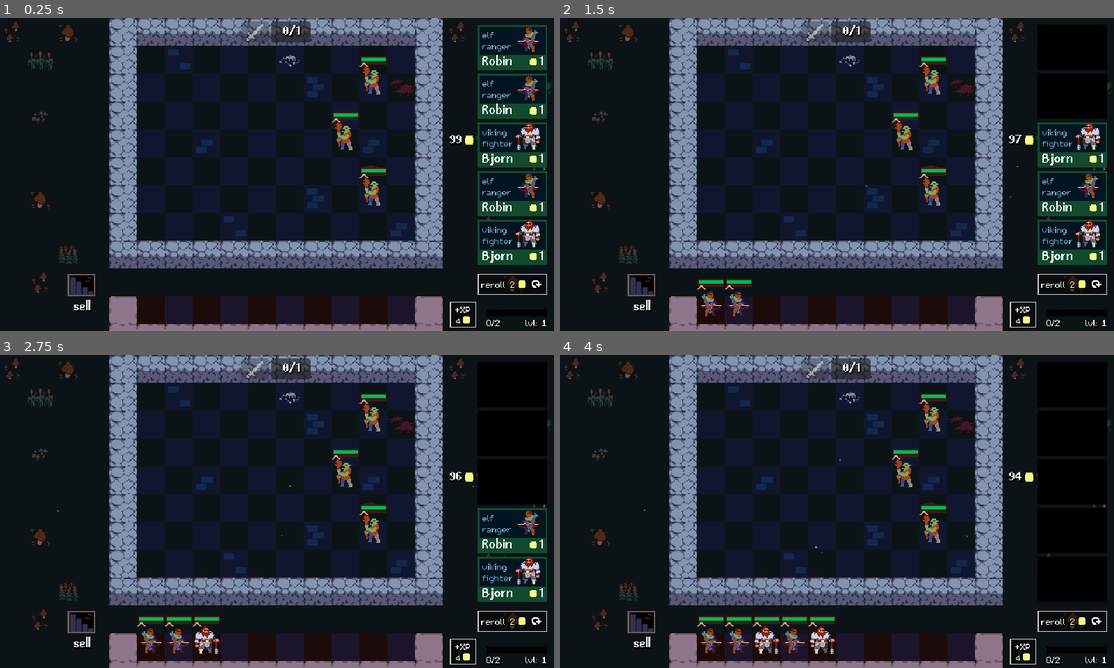
Above: before the commit, frames 1-4 (two rows, left to right).
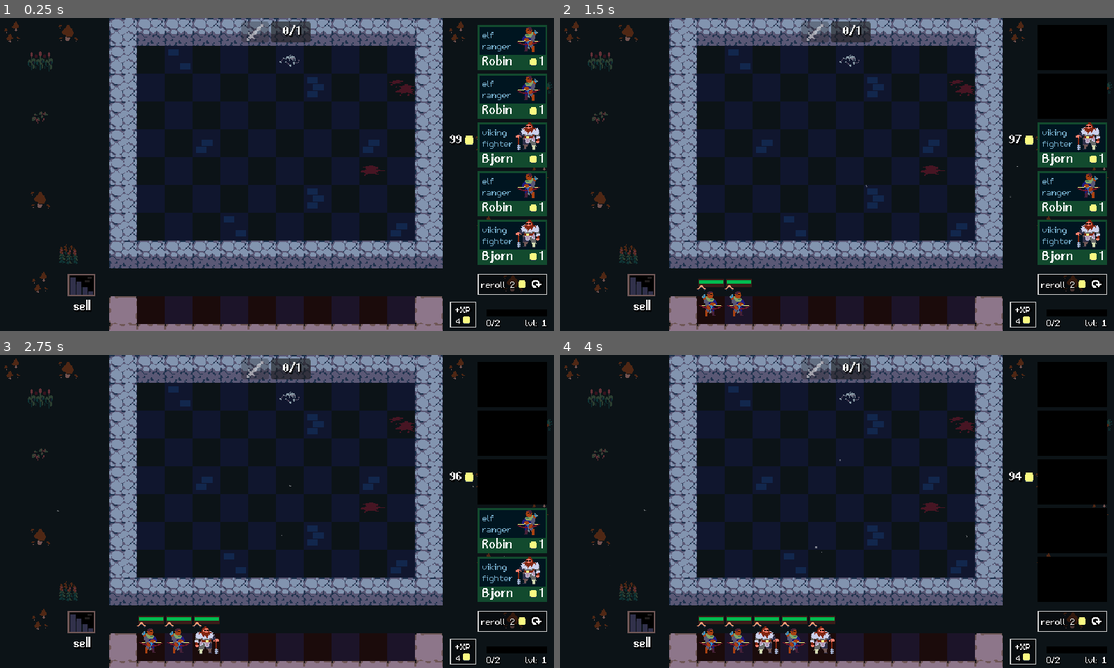
Above: after the commit, the same moments.

Repository: guladam/godot_autobattler_reference
Game: Godot game, scene res://scenes/arena/arena.tscn
Same seed, same stepped clock (60 frames per second), same inputs: the game is played once before the commit and once after it.
Inputs (mouse positions are in pixels of both pictures, inside the frame that each line leads up to):
- Up to frame 1 (0.25 s): no input
- Up to frame 2 (1.5 s): click (1069, 46) at 0.52 s; click (1069, 96) at 1.27 s
- Up to frame 3 (2.75 s): click (509, 483) at 2.02 s
- Up to frame 4 (4 s): click (1069, 530) at 2.77 s; click (1069, 580) at 3.52 s

The runs differ from the first frame. In frame 1, 0.8% of the frame differs, in the area x 59-70%, y 12-60%; in frame 2, 0.8%; in frame 3, 0.8%; in frame 4, 0.8%.

Commit message:
context based steering swapped for a* pathfinding

Diff:
--- a/components/battle_handler.gd
+++ b/components/battle_handler.gd
@@ -1,3 +1,7 @@
+# NOTE this class could be cleaned up a lot because right now it does quite a bit of everything
+# maybe a BattleUnitSpawner component could be used separately to handle that functionality
+# or event a PackedSceneSpawner component which returns the newly spawned node -->
+# then, the unit_spawner and battle_unit_spawner components would share some code
 class_name BattleHandler
 extends Node
 
@@ -6,8 +10,11 @@
 const BATTLE_UNIT = preload("res://scenes/battle_unit/battle_unit.tscn")
 
 @export var game_state: GameState
+@export var game_area: PlayArea
 @export var game_area_unit_grid: UnitGrid
-@export var game_area_tile_highlighter: TileHighlighter
+@export var battle_unit_grid: UnitGrid
+
+@onready var debug_draw: DebugDraw = $DebugDraw
 
 
 func _ready() -> void:
@@ -33,27 +40,42 @@
 
 
 func _prepare_fight() -> void:
-	for unit: Unit in game_area_unit_grid.get_all_units():
+	for unit_coord: Vector2i in game_area_unit_grid.get_all_occupied_tiles():
+		var unit: Unit = game_area_unit_grid.units[unit_coord]
 		var new_unit: BattleUnit = BATTLE_UNIT.instantiate()
 		new_unit.add_to_group("player_units")
-		game_area_unit_grid.add_child(new_unit)
+		battle_unit_grid.add_child(new_unit)
 		new_unit.collision_layer = 1
 		new_unit.collision_mask = 2
 		new_unit.stats = unit.stats
-		new_unit.global_position = unit.global_position + Vector2(Arena.HALF_CELL_SIZE.x, Arena.QUARTER_CELL_SIZE.y)
+		new_unit.global_position = game_area.get_global_from_tile(unit_coord) + Vector2(0, -Arena.QUARTER_CELL_SIZE.y)
 		new_unit.modulate = Color.GREEN_YELLOW
 		new_unit.tree_exited.connect(_on_battle_unit_died)
+		battle_unit_grid.add_unit(unit_coord, new_unit)
 		unit.disable_collision(true)
 		unit.hide()
 
-	for enemy: BattleUnit in get_tree().get_nodes_in_group("enemy_units"):
-		enemy.stats.team = UnitStats.Team.ENEMY
-		enemy.tree_exited.connect(_on_battle_unit_died)
+	for tile: Vector2i in [Vector2i(8, 1), Vector2i(7, 4), Vector2i(9, 6)]:
+		var new_unit: BattleUnit = BATTLE_UNIT.instantiate()
+		new_unit.add_to_group("enemy_units")
+		battle_unit_grid.add_child(new_unit)
+		new_unit.collision_layer = 2
+		new_unit.collision_mask = 1
+		new_unit.stats = preload("res://data/enemies/zombie.tres")
+		new_unit.global_position = game_area.get_global_from_tile(tile) + Vector2(0, -Arena.QUARTER_CELL_SIZE.y)
+		battle_unit_grid.add_unit(tile, new_unit)
+		new_unit.stats.team = UnitStats.Team.ENEMY
+		new_unit.tree_exited.connect(_on_battle_unit_died)
 
+	UnitNavigation.setup()
+
+	var player_unit := battle_unit_grid.get_all_occupied_tiles()[0]
+	var enemy_unit := battle_unit_grid.get_all_occupied_tiles()[-1]
+	debug_draw.path = UnitNavigation.astar_grid.get_point_path(player_unit, battle_unit_grid.get_adjacent_empty_tile(enemy_unit))
 
 func _on_battle_unit_died() -> void:
 	# We already concluded the battle!
-	# or we quitting the game
+	# or we are quitting the game
 	if not get_tree() or game_state.current_phase == GameState.Phase.PREPARATION:
 		return
 
--- a/components/chase_state.gd
+++ b/components/chase_state.gd
@@ -9,7 +9,6 @@
 func enter() -> void:
 	actor_unit = actor as BattleUnit
 	target = actor_unit.target_finder.target
-	actor_unit.context_based_steering.enabled = true
 	actor_unit.area_entered.connect(_on_area_entered)
 
 
@@ -19,7 +18,6 @@
 
 func _on_target_reached() -> void:
 	in_range = true
-	actor_unit.context_based_steering.enabled = false
 	print("%s reached its target!" % actor_unit.name)
 
 
--- a/components/context_based_steering.gd
+++ /dev/null
@@ -1,84 +0,0 @@
-class_name ContextBasedSteering
-extends Node
-
-@export var battle_unit: BattleUnit
-@export var enabled := false
-@export var steer_force := 0.25
-@export var look_ahead := 32
-@export var rays := 16
-
-var ray_directions: Array[Vector2] = []
-var interest: Array[float] = []
-var danger: Array[float] = []
-
-# Note: https://andrewfray.wordpress.com/2013/03/26/context-behaviours-know-how-to-share/
-# Possible algorithm fix
-# make rays bigger
-# interest: find all enemies, fill in interest based on distance
-# danger: find all nearby colliding rays, fill in danger based on distance
-
-# or ignore this solution and go with the reddit thread
-# or with gemini
-
-func _ready() -> void:
-	interest.resize(rays)
-	danger.resize(rays)
-	ray_directions.resize(rays)
-
-	for i: int in rays:
-		var angle := i * 2 * PI / rays
-		ray_directions[i] = Vector2.RIGHT.rotated(angle)
-
-
-func _physics_process(delta: float) -> void:
-	if not enabled:
-		return
-
-	_set_interest()
-	_set_danger()
-	var desired_velocity := _choose_direction() * battle_unit.stats.movement_speed * delta
-	battle_unit.global_position += Vector2.ZERO.lerp(desired_velocity, steer_force)
-
-
-func _set_interest() -> void:
-	if battle_unit.target_finder.target:
-		var direction = battle_unit.global_position.direction_to(battle_unit.target_finder.target.global_position)
-		for i: int in rays:
-			var dot_prod := ray_directions[i].dot(direction)
-			interest[i] = max(0, dot_prod)
-	else:
-		_set_default_interest()
-
-
-func _set_default_interest() -> void:
-	for i in rays:
-		var dot_prod = ray_directions[i].dot(battle_unit.transform.x)
-		interest[i] = max(0, dot_prod)
-
-
-func _set_danger() -> void:
-	var space_state := battle_unit.get_world_2d().direct_space_state
-	for i: int in rays:
-		var query := PhysicsRayQueryParameters2D.create(
-			battle_unit.global_position,
-			battle_unit.global_position + ray_directions[i] * look_ahead,
-			battle_unit.stats.team + 1,
-			[battle_unit.get_rid()]
-		)
-		query.collide_with_areas = true
-		query.collide_with_bodies = false
-		var result := space_state.intersect_ray(query)
-		danger[i] = 1.0 if result else 0.0
-
-
-func _choose_direction() -> Vector2:
-	var chosen_dir := Vector2.ZERO
-
-	for i: int in rays:
-		if danger[i] > 0.0:
-			interest[i] = 0.0
-
-	for i: int in rays:
-		chosen_dir += ray_directions[i] * interest[i]
-
-	return chosen_dir.normalized()
--- /dev/null
+++ b/components/debug_draw.gd
@@ -0,0 +1,15 @@
+class_name DebugDraw
+extends Node2D
+
+@export var color: Color
+var path: PackedVector2Array
+
+
+func _draw() -> void:
+	if path:
+		for tile: Vector2 in path:
+			draw_rect(Rect2(tile, Arena.CELL_SIZE), color)
+
+
+func _process(_delta: float) -> void:
+	queue_redraw()
--- a/components/unit_grid.gd
+++ b/components/unit_grid.gd
@@ -6,12 +6,16 @@
 @export var size: Vector2i
 
 var units: Dictionary
+var bounds: Rect2i
 
 
 func _ready() -> void:
 	for i in size.x:
 		for j in size.y:
 			units[Vector2i(i, j)] = null
+
+	# TODO kinda dirty, because we already have this in play_area
+	bounds = Rect2i(Vector2.ZERO, size)
 
 
 func add_unit(tile: Vector2i, unit: Node) -> void:
@@ -58,6 +62,34 @@
 	return unit_array
 
 
+func get_all_occupied_tiles() -> Array[Vector2i]:
+	var tile_array: Array[Vector2i]
+
+	for tile: Vector2i in units.keys():
+		if units[tile]:
+			tile_array.append(tile)
+
+	return tile_array
+
+
+func get_adjacent_empty_tile(tile: Vector2i) -> Vector2i:
+	var adjacent_tiles: Array[Vector2i] = [
+		Vector2i.LEFT,
+		Vector2i.RIGHT,
+		Vector2i.UP,
+		Vector2i.DOWN
+	]
+
+	for adj_tile: Vector2i in adjacent_tiles:
+		var free := not is_tile_occupied(tile + adj_tile)
+		var in_bounds := bounds.has_point(tile + adj_tile)
+
+		if free and in_bounds:
+			return tile + adj_tile
+
+	# no free adjacent tile
+	return Vector2i(-1, -1)
+
 func _on_unit_tree_exited(unit: Unit, tile: Vector2i) -> void:
 	if unit.is_queued_for_deletion():
 		units[tile] = null
--- /dev/null
+++ b/components/unit_navigation.gd
@@ -0,0 +1,26 @@
+extends Node
+
+var battle_grid: UnitGrid
+var astar_grid: AStarGrid2D
+var full_grid_region: Rect2i
+
+
+func initialize(battle_grid_node: UnitGrid) -> void:
+	battle_grid = battle_grid_node
+	battle_grid.unit_grid_changed.connect(_on_grid_changed)
+
+	full_grid_region = Rect2i(0, 0, battle_grid.size.x, battle_grid.size.y)
+	astar_grid = AStarGrid2D.new()
+	astar_grid.region = full_grid_region
+	astar_grid.cell_size = Arena.CELL_SIZE
+	astar_grid.update()
+
+
+func setup() -> void:
+	astar_grid.fill_solid_region(full_grid_region, false)
+	for id: Vector2i in battle_grid.get_all_occupied_tiles():
+		astar_grid.set_point_solid(id)
+
+
+func _on_grid_changed() -> void:
+	pass
--- a/data/units/unit_stats.gd
+++ b/data/units/unit_stats.gd
@@ -16,8 +16,10 @@
 	Team.ENEMY: "player_units"
 }
 
+const MAX_ATTACK_RANGE := 5
+
 @export var name: String
-@export_range(1, 3) var tier := 1 : set = _set_tier
+@export_range(1, 3) var tier := 1 : set = set_tier
 @export var traits: Array[Trait]
 
 @export_category("Shop")
@@ -38,11 +40,11 @@
 @export var attack_speed: float
 @export var armor: int
 @export var magic_resist: int
-@export var movement_speed: int
-@export_range(1, 5) var attack_range: int
+@export_range(1, MAX_ATTACK_RANGE) var attack_range: int: set = set_attack_range
 
 var health: int
 var mana: int
+var movement_priority: int
 
 
 func get_combined_unit_count() -> int:
@@ -62,10 +64,15 @@
 	return trait_names
 
 
-func _set_tier(value: int) -> void:
+func set_tier(value: int) -> void:
 	tier = value
 	changed.emit()
 
 
+func set_attack_range(value: int) -> void:
+	attack_range = value
+	movement_priority = MAX_ATTACK_RANGE - attack_range
+
+
 func _to_string() -> String:
 	return name
--- a/project.godot
+++ b/project.godot
@@ -24,6 +24,7 @@
 
 MusicPlayer="*res://scenes/audio_player/music_player.tscn"
 SFXPlayer="*res://scenes/audio_player/sfx_player.tscn"
+UnitNavigation="*res://components/unit_navigation.gd"
 
 [display]
 
--- a/scenes/arena/arena.gd
+++ b/scenes/arena/arena.gd
@@ -7,6 +7,7 @@
 
 @export var arena_music_stream: AudioStream
 
+@onready var battle_grid: UnitGrid = $BattleGrid
 @onready var sell_portal: SellPortal = $SellPortal
 @onready var unit_mover: UnitMover = $UnitMover
 @onready var unit_spawner: UnitSpawner = $UnitSpawner
@@ -16,6 +17,7 @@
 
 
 func _ready() -> void:
+	UnitNavigation.initialize(battle_grid)
 	unit_spawner.unit_spawned.connect(sell_portal.setup_unit)
 	unit_spawner.unit_spawned.connect(unit_mover.setup_unit)
 	unit_spawner.unit_spawned.connect(unit_combiner.queue_unit_combination_update.unbind(1))
--- a/scenes/arena/arena.tscn
+++ b/scenes/arena/arena.tscn
@@ -8,8 +8,6 @@
 [ext_resource type="Script" path="res://components/unit_grid.gd" id="4_m7ydk"]
 [ext_resource type="Script" path="res://components/play_area.gd" id="6_73s8l"]
 [ext_resource type="PackedScene" uid="uid://dk0bcfpbo130r" path="res://scenes/sell_portal/sell_portal.tscn" id="8_4fftf"]
-[ext_resource type="PackedScene" uid="uid://bg1r2rkbd021" path="res://scenes/battle_unit/battle_unit.tscn" id="8_o7ur7"]
-[ext_resource type="Resource" uid="uid://rmwigglnsa4k" path="res://data/enemies/zombie.tres" id="9_k78nh"]
 [ext_resource type="Script" path="res://components/unit_mover.gd" id="9_snp81"]
 [ext_resource type="Resource" uid="uid://doebgx0llcf1o" path="res://data/unit_pool/unit_pool.tres" id="10_if8r1"]
 [ext_resource type="Resource" uid="uid://dlnsfkjue2dlt" path="res://data/player/player_stats.tres" id="10_n3gg6"]
@@ -22,6 +20,7 @@
 [ext_resource type="PackedScene" uid="uid://cxgnlha7i81v2" path="res://scenes/traits/traits.tscn" id="16_uy14c"]
 [ext_resource type="Resource" uid="uid://colcuq2f1xv6x" path="res://data/game_state/game_state.tres" id="17_5rf3s"]
 [ext_resource type="PackedScene" uid="uid://cvarsvlo70pgx" path="res://scenes/team_size_ui/team_size_ui.tscn" id="17_gxlm5"]
+[ext_resource type="Script" path="res://components/debug_draw.gd" id="18_alc7u"]
 [ext_resource type="PackedScene" uid="uid://chkfh7chgsbwk" path="res://scenes/start_battle_button/start_battle_button.tscn" id="22_opmde"]
 
 [sub_resource type="Curve" id="Curve_kxla4"]
@@ -100,7 +99,7 @@
 use_parent_material = true
 tile_set = ExtResource("1_hreld")
 
-[node name="ArenaUnitGrid" type="Node2D" parent="GameArea" groups=["unit_grids"]]
+[node name="ArenaUnitGrid" type="Node2D" parent="GameArea"]
 y_sort_enabled = true
 script = ExtResource("4_m7ydk")
 size = Vector2i(4, 7)
@@ -134,30 +133,13 @@
 highlight_layer = NodePath("../Highlight")
 tile = Vector2i(3, 0)
 
-[node name="BenchUnitGrid" type="Node2D" parent="Bench" groups=["unit_grids"]]
+[node name="BenchUnitGrid" type="Node2D" parent="Bench"]
 script = ExtResource("4_m7ydk")
 size = Vector2i(10, 1)
 
-[node name="Enemies" type="Node2D" parent="."]
-metadata/_edit_lock_ = true
-
-[node name="Enemy" parent="Enemies" groups=["enemy_units"] instance=ExtResource("8_o7ur7")]
-position = Vector2(432, 72)
-collision_layer = 2
-collision_mask = 1
-stats = ExtResource("9_k78nh")
-
-[node name="Enemy2" parent="Enemies" groups=["enemy_units"] instance=ExtResource("8_o7ur7")]
-position = Vector2(400, 136)
-collision_layer = 2
-collision_mask = 1
-stats = ExtResource("9_k78nh")
-
-[node name="Enemy3" parent="Enemies" groups=["enemy_units"] instance=ExtResource("8_o7ur7")]
-position = Vector2(432, 200)
-collision_layer = 2
-collision_mask = 1
-stats = ExtResource("9_k78nh")
+[node name="BattleGrid" type="Node2D" parent="."]
+script = ExtResource("4_m7ydk")
+size = Vector2i(10, 7)
 
 [node name="SellPortal" parent="." instance=ExtResource("8_4fftf")]
 position = Vector2(80, 288)
@@ -185,11 +167,18 @@
 [node name="BufferTimer" type="Timer" parent="UnitCombiner"]
 one_shot = true
 
-[node name="BattleHandler" type="Node" parent="." node_paths=PackedStringArray("game_area_unit_grid", "game_area_tile_highlighter")]
+[node name="BattleHandler" type="Node" parent="." node_paths=PackedStringArray("game_area", "game_area_unit_grid", "battle_unit_grid")]
 script = ExtResource("16_kcd4n")
 game_state = ExtResource("17_5rf3s")
+game_area = NodePath("../GameArea")
 game_area_unit_grid = NodePath("../GameArea/ArenaUnitGrid")
-game_area_tile_highlighter = NodePath("../GameArea/TileHighlighter")
+battle_unit_grid = NodePath("../BattleGrid")
+
+[node name="DebugDraw" type="Node2D" parent="BattleHandler"]
+position = Vector2(160, 32)
+script = ExtResource("18_alc7u")
+color = Color(0.521569, 0.443137, 0.0431373, 0.654902)
+metadata/_edit_lock_ = true
 
 [node name="UI" type="CanvasLayer" parent="."]
 
--- a/scenes/battle_unit/battle_unit.gd
+++ b/scenes/battle_unit/battle_unit.gd
@@ -7,7 +7,6 @@
 @onready var tier_icon: TierIcon = $TierIcon
 @onready var target_finder: TargetFinder = $TargetFinder
 @onready var unit_ai: UnitAI = $UnitAI
-@onready var context_based_steering: ContextBasedSteering = $ContextBasedSteering
 
 
 func set_stats(value: UnitStats) -> void:
--- a/scenes/battle_unit/battle_unit.tscn
+++ b/scenes/battle_unit/battle_unit.tscn
@@ -9,8 +9,6 @@
 [ext_resource type="Script" path="res://components/finite_state_machine.gd" id="7_e7yjp"]
 [ext_resource type="Script" path="res://components/target_finder.gd" id="7_xsykw"]
 [ext_resource type="Script" path="res://components/unit_ai.gd" id="8_2mupp"]
-[ext_resource type="Script" path="res://components/context_based_steering.gd" id="10_6u8r1"]
-[ext_resource type="Script" path="res://scenes/debug_draw.gd" id="11_hb3ti"]
 
 [sub_resource type="RectangleShape2D" id="RectangleShape2D_6qoms"]
 size = Vector2(36, 36)
@@ -48,7 +46,6 @@
 offset_bottom = -11.0
 
 [node name="FSMDebug" type="Label" parent="."]
-visible = false
 offset_left = -45.0
 offset_top = -47.0
 offset_right = 44.0
@@ -68,13 +65,3 @@
 actor = NodePath("..")
 fsm = NodePath("../FiniteStateMachine")
 target_finder = NodePath("../TargetFinder")
-
-[node name="ContextBasedSteering" type="Node" parent="." node_paths=PackedStringArray("battle_unit")]
-script = ExtResource("10_6u8r1")
-battle_unit = NodePath("..")
-look_ahead = 24
-rays = 12
-
-[node name="DebugDraw" type="Node2D" parent="." node_paths=PackedStringArray("cbs")]
-script = ExtResource("11_hb3ti")
-cbs = NodePath("../ContextBasedSteering")
--- a/scenes/debug_draw.gd
+++ /dev/null
@@ -1,17 +0,0 @@
-extends Node2D
-
-@export var cbs: ContextBasedSteering
-
-
-func _draw() -> void:
-	if not cbs.enabled:
-		return
-
-	for i in cbs.rays:
-		var mul = cbs.danger[i] if cbs.danger[i] > 0.0 else cbs.interest[i]
-		var color = Color.RED if cbs.danger[i] > 0.0 else Color.GREEN
-		draw_line(position, position + cbs.ray_directions[i] * cbs.look_ahead * mul, color, 1)
-
-
-func _physics_process(_delta: float) -> void:
-	queue_redraw()
Not shown: 1 places in scenes/arena/arena.tscn that only renumber resources
Not shown: 1 places in scenes/battle_unit/battle_unit.tscn that only renumber resources
